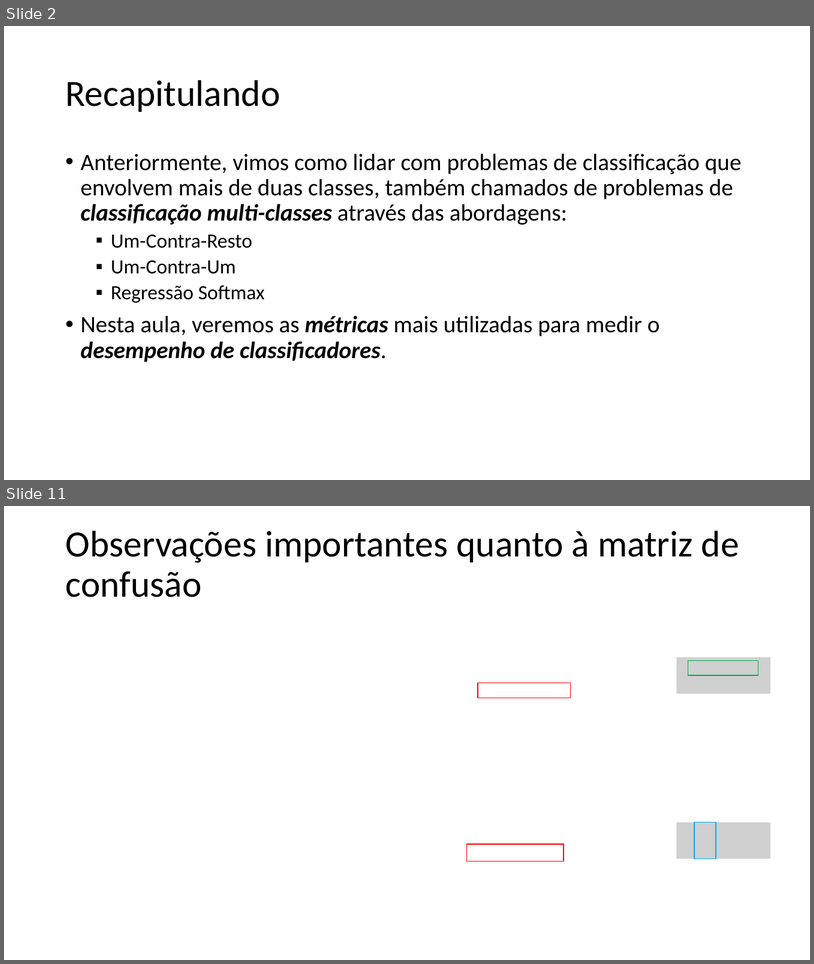
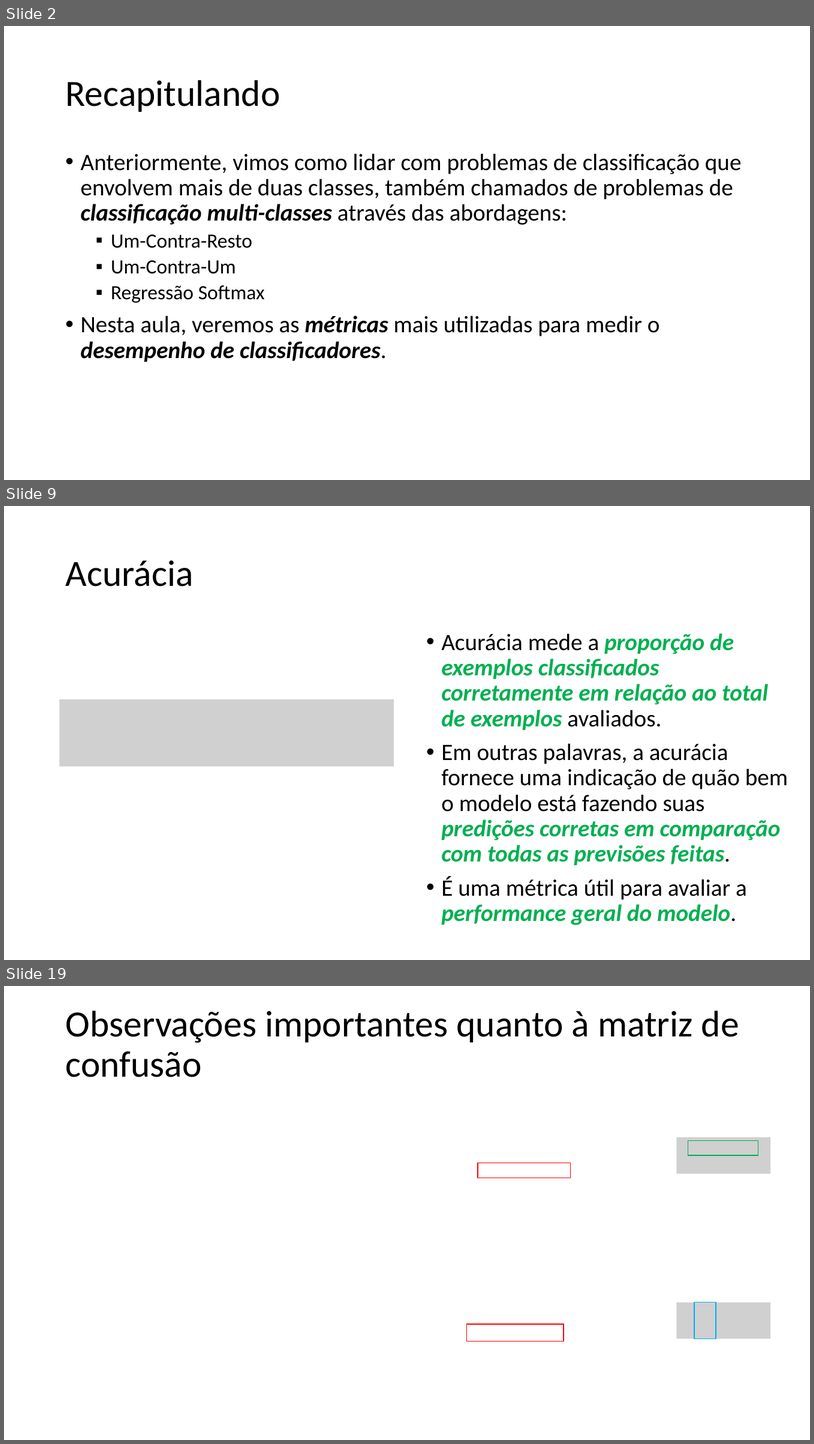
Before and after one commit to zz4fap/t320_aprendizado_de_maquina, a slide deck: slides/T320_Classificação (Parte V).pptx. Shown one above the other, each under a label of ours: slides 2 and 11 before the commit, slides 2, 9 and 19 after it; the slides between them are not shown. The pictures are 814x964 and 814x1444 pixels, drawn with LibreOffice and Linux fonts; fonts in the diff are those of the drawing; grey boxes stand for pictures. Boxes give left, top, right and bottom in pixels: in the first picture for what was removed or moved away, otherwise in the second. Text is boxed around its words. In the diff, an @@ line names an element or a change of style, - is before the commit and + after.

```diff
--- a/slides/T320_Classificação (Parte V).pptx
+++ b/slides/T320_Classificação (Parte V).pptx
@@ slide 9 added at [4,506,810,960], background #FFFFFF @@
@@ title added at [65,560,193,586], 44 pt, text #000000 @@
+Acurácia
@@ text added at [441,633,788,925], 28 pt, text #00B050, bold, italic @@
+• Acurácia mede a proporção de exemplos classificados corretamente em relação ao total de exemplos avaliados.
+• Em outras palavras, a acurácia fornece uma indicação de quão bem o modelo está fazendo suas predições corretas em comparação com todas as previsões feitas.
+• É uma métrica útil para avaliar a performance geral do modelo.
@@ picture added at [60,700,394,767] @@
@@ what was slide 11 is now slide 19 @@
```
Also in this commit, not shown: 3 slides changed, 12 other slides added, 4 slides removed.
